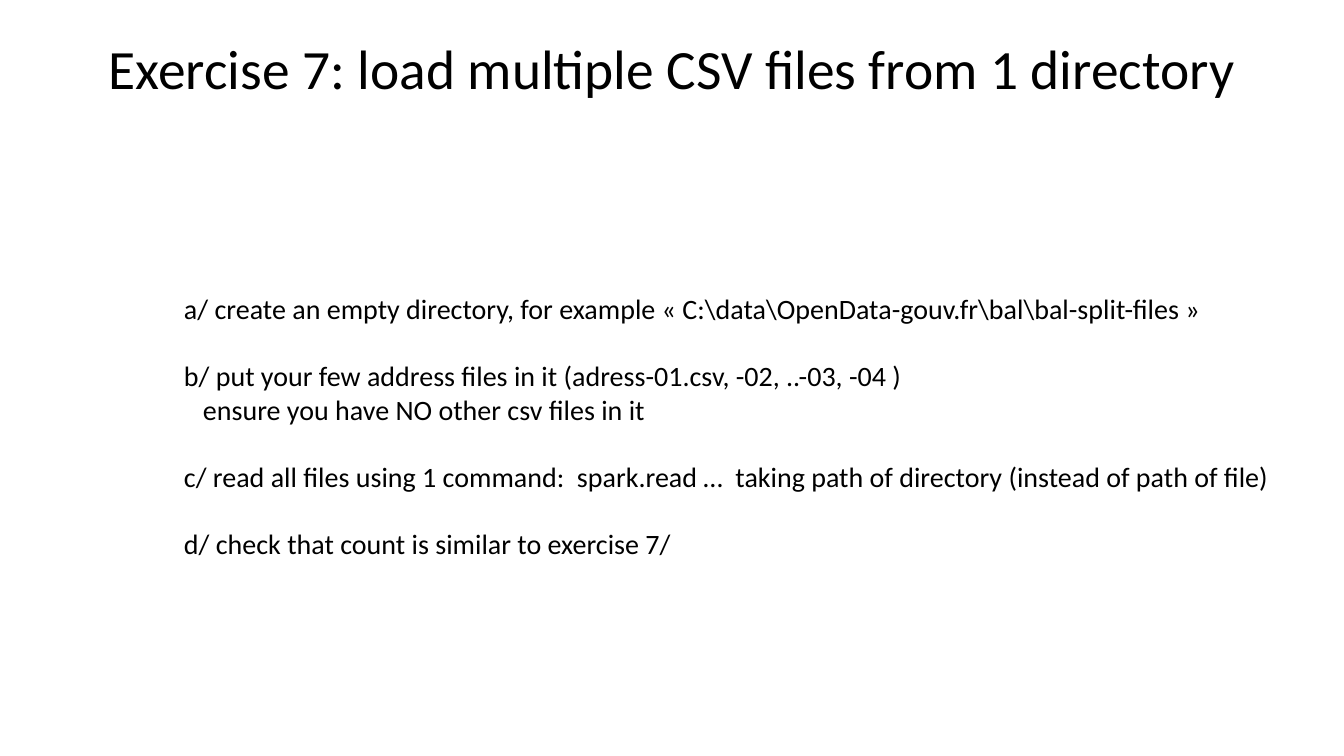
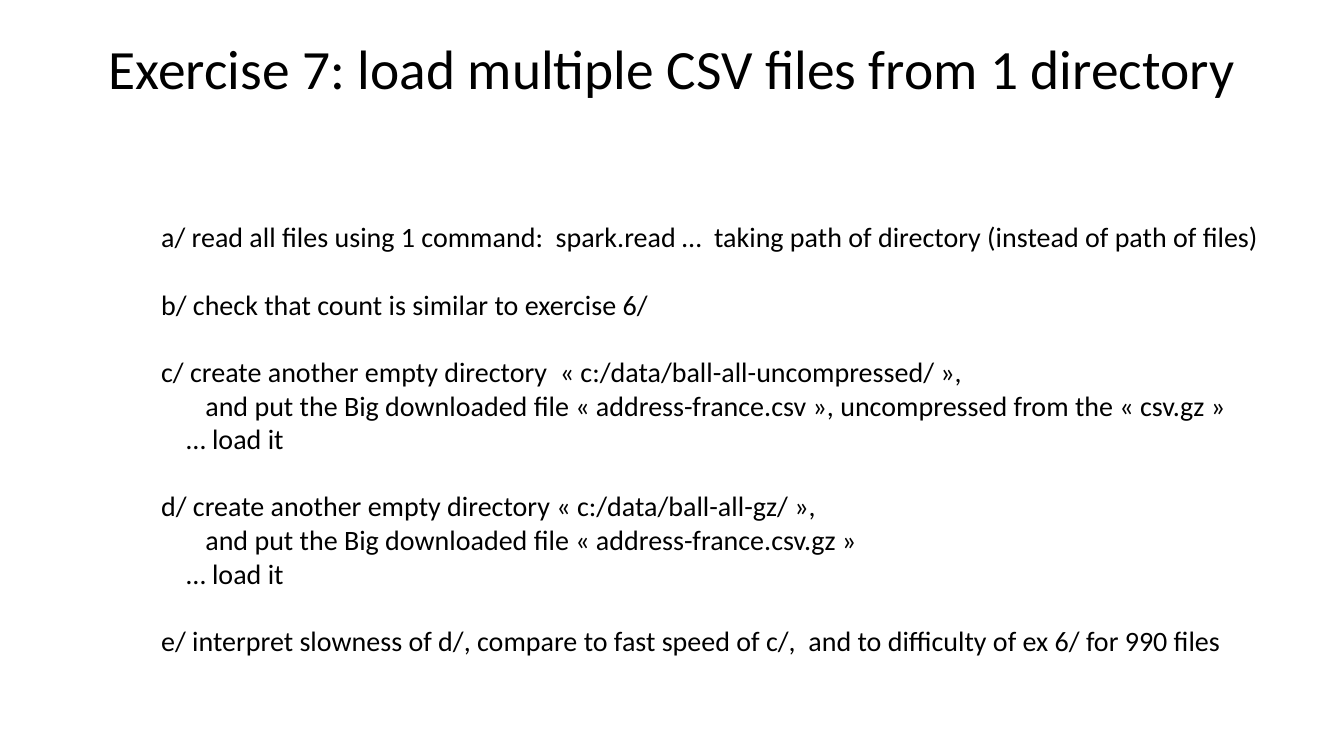
Before and after one commit to Arnaud-Nauwynck/presentations, a slide deck: slide 34 of pres-bigdata/Hands-On/TD2-part1-spark-read-write.pptx (slide 31 before the commit). Drawn at 1344x756 pixels with LibreOffice and Linux fonts; fonts in the diff are those of the drawing. Boxes give left, top, right and bottom in pixels: in the first picture for what was removed or moved away, otherwise in the second. Text is boxed around its words. In the diff, an @@ line names an element or a change of style, - is before the commit and + after.

```diff
--- a/pres-bigdata/Hands-On/TD2-part1-spark-read-write.pptx
+++ b/pres-bigdata/Hands-On/TD2-part1-spark-read-write.pptx
@@ text at bbox=[161, 226, 1258, 656]: text changed @@
-a/ create an empty directory, for example « C:\data\OpenData-gouv.fr\bal\bal-split-files »
-b/ put your few address files in it (adress-01.csv, -02, ..-03, -04 )
-ensure you have NO other csv files in it
-c/ read all files using 1 command: spark.read … taking path of directory (instead of path of file)
-d/ check that count is similar to exercise 7/
+a/ read all files using 1 command: spark.read … taking path of directory (instead of path of files)
+b/ check that count is similar to exercise 6/
+c/ create another empty directory « c:/data/ball-all-uncompressed/ »,
+and put the Big downloaded file « address-france.csv », uncompressed from the « csv.gz »
+… load it
+d/ create another empty directory « c:/data/ball-all-gz/ »,
+and put the Big downloaded file « address-france.csv.gz »
+… load it
+e/ interpret slowness of d/, compare to fast speed of c/, and to difficulty of ex 6/ for 990 files
```
Also in this commit, not shown: 13 other slides changed, 16 slides added, 1 slide removed, 23 other files.
